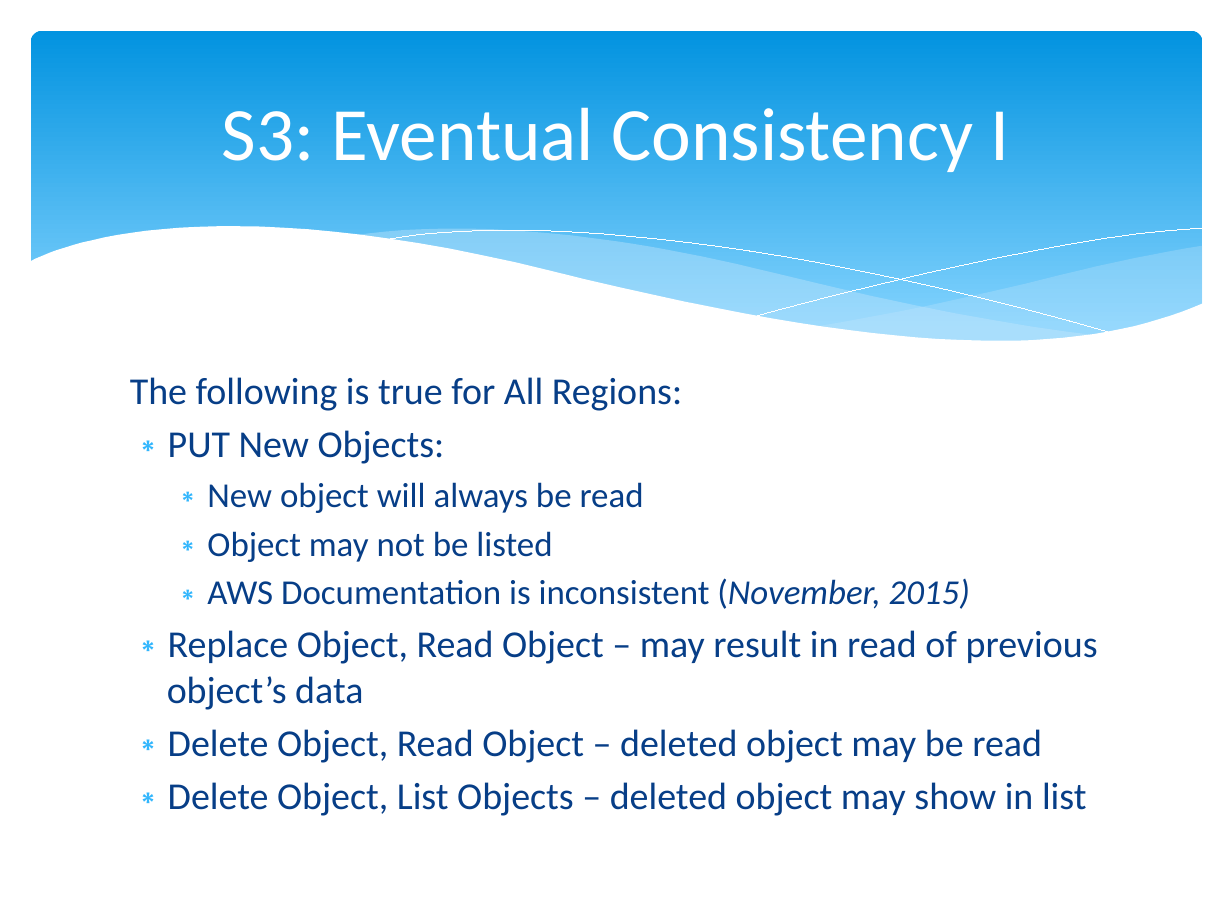
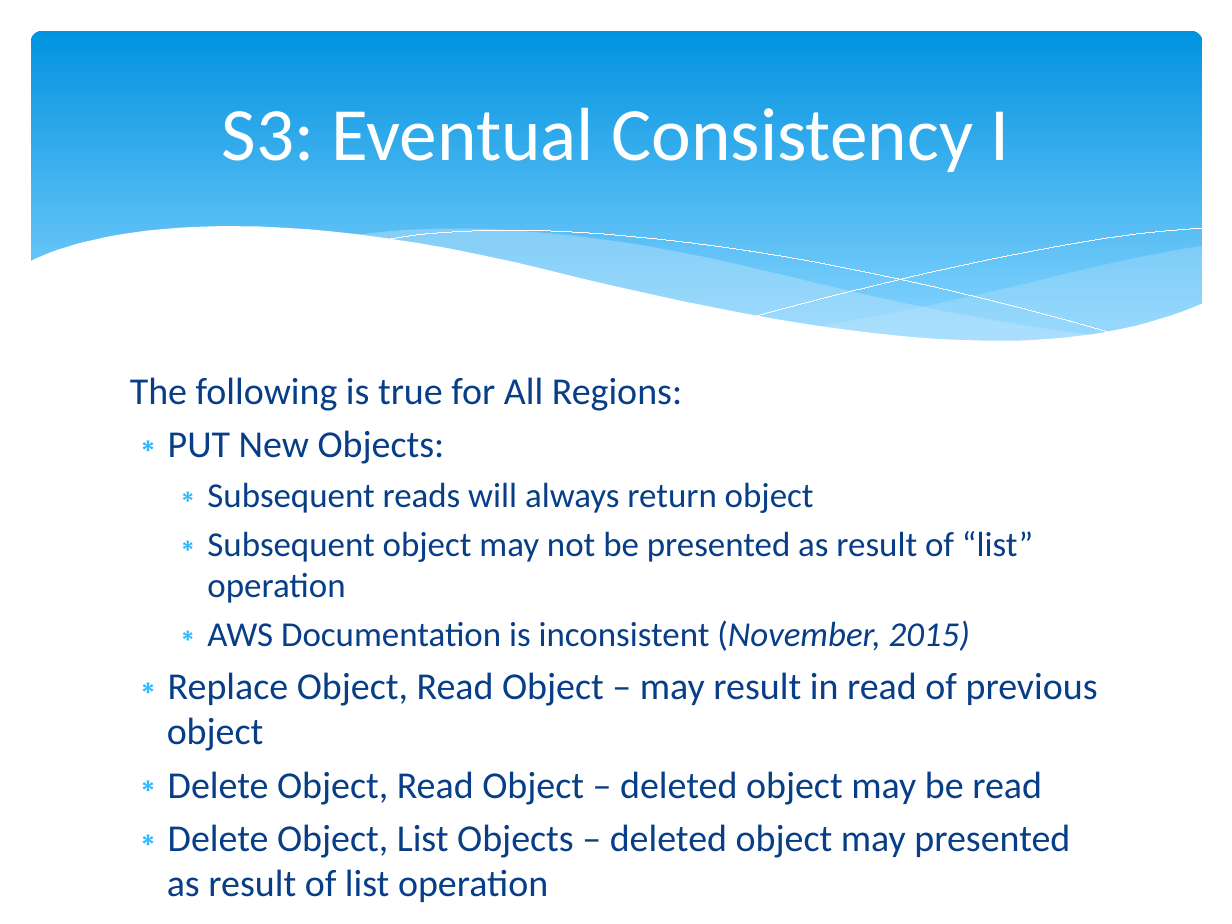
Before and after one commit to cloudavail/awstraining, a slide deck: slide 7 of aws-s3/aws-s3.pptx (slide 5 before the commit). Drawn at 1232x924 pixels with LibreOffice and Linux fonts; fonts in the diff are those of the drawing. Boxes give left, top, right and bottom in pixels: in the first picture for what was removed or moved away, otherwise in the second. Text is boxed around its words. In the diff, an @@ line names an element or a change of style, - is before the commit and + after.

```diff
--- a/aws-s3/aws-s3.pptx
+++ b/aws-s3/aws-s3.pptx
@@ text at (207,482,1033,603): text changed @@
-  ∗ New object will always be read
-  ∗ Object may not be listed
+  ∗ Subsequent reads will always return object
+  ∗ Subsequent object may not be presented as result of “list” operation
@@ text at (167,672,1098,751): text changed @@
-∗ Replace Object, Read Object – may result in read of previous object’s data
+∗ Replace Object, Read Object – may result in read of previous object
@@ text at (167,824,1070,902): text changed @@
-∗ Delete Object, List Objects – deleted object may show in list
+∗ Delete Object, List Objects – deleted object may presented as result of list operation
```
Also in this commit, not shown: 8 other slides changed, 2 slides added.
